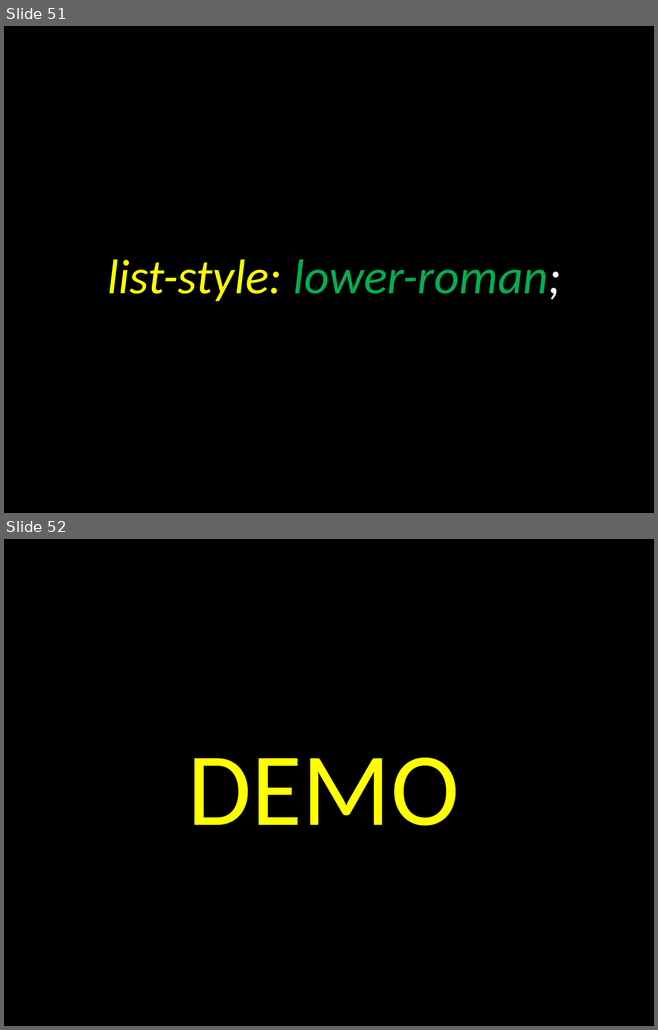
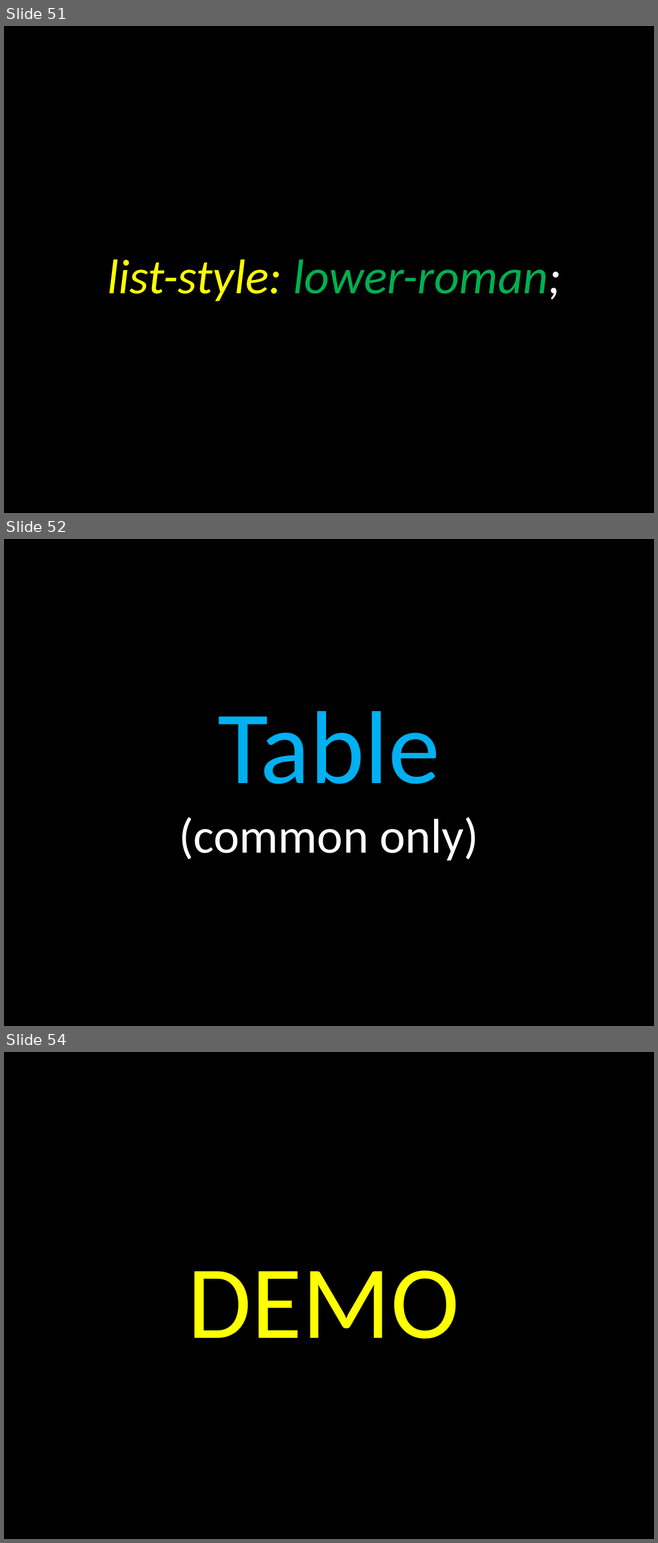
Before and after one commit to elloraCpe/courses, a slide deck: CPEE1/02. Week 2/00. Presentation/Week 2.pptx. Shown one above the other, each under a label of ours: slides 51 and 52 before the commit, slides 51, 52 and 54 after it; the slides between them are not shown. The pictures are 658x1030 and 658x1543 pixels, drawn with LibreOffice and Linux fonts; fonts in the diff are those of the drawing. Boxes give left, top, right and bottom in pixels: in the first picture for what was removed or moved away, otherwise in the second. Text is boxed around its words. In the diff, an @@ line names an element or a change of style, - is before the commit and + after.

```diff
--- a/CPEE1/02. Week 2/00. Presentation/Week 2.pptx
+++ b/CPEE1/02. Week 2/00. Presentation/Week 2.pptx
@@ slide 52 added at (x1=4, y1=539, x2=654, y2=1026), background #000000 @@
@@ text added at (x1=179, y1=711, x2=478, y2=861), 54 pt, text #FFFFFF @@
+Table
+(common only)
@@ what was slide 52 is now slide 54 @@
```
Also in this commit, not shown: 2 slides changed, 4 other slides added, 6 other files.
